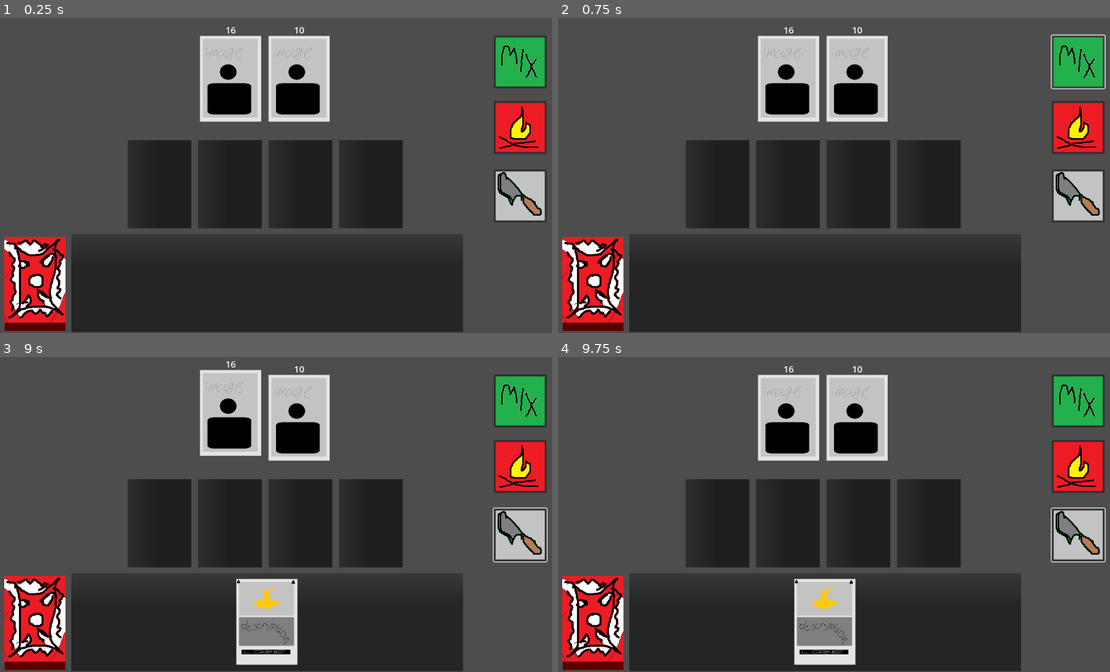
Above: before the commit, frames 1-4 (two rows, left to right).
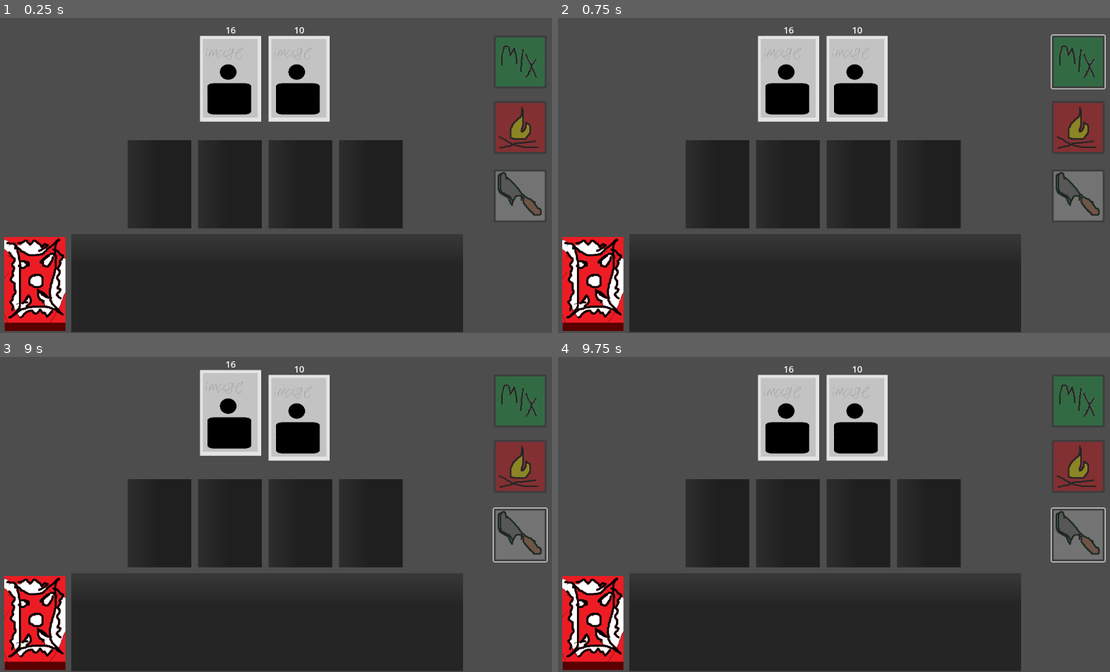
Above: after the commit, the same moments.

Repository: MrStanLee1337/Chef-of-Dungeon
Game: Godot game, scene res://scenes/level.tscn
The game is run twice, just before and just after one commit, with the same random seed, the same clock (stepped at 60 frames per second) and the same inputs.
Inputs (mouse positions are in pixels of both pictures, inside the frame that each line leads up to):
- Up to frame 1 (0.25 s): no input
- Up to frame 2 (0.75 s): click (1076, 62) at 0.52 s
- Up to frame 3 (9 s): click (518, 467) at 1.27 s; click (518, 533) at 2.02 s; click (518, 401) at 2.77 s; click (518, 467) at 3.52 s; click (518, 533) at 4.27 s; click (518, 401) at 5.02 s; click (518, 467) at 5.77 s; click (518, 533) at 6.52 s; tap Enter at 7.25, 8.75 s; move the mouse to (33, 621) at 7.27 s; click (33, 621) at 7.42 s; tap Space at 8 s; move the mouse to (264, 621) at 8.02 s; click (264, 621) at 8.17 s; move the mouse to (231, 416) at 8.77 s; click (231, 416) at 8.92 s
- Up to frame 4 (9.75 s): tap Space at 9.5 s; move the mouse to (856, 416) at 9.52 s; click (856, 416) at 9.67 s

The runs differ from the first frame. In frame 1, 4.2% of the frame differs, in the area x 89-99%, y 6-65%; in frame 2, 4.2%; in frame 3, 7.2%, in the area x 42-99%, y 6-98%; in frame 4, 7.2%.
Error after the commit: Attempt to call function 'instantiate' in base 'null instance' on a null instance. (res://scripts/level_manager.gd:116)

Commit message:
Make buttons light up when recipe possible, add recipes, remove old mix logic

Diff:
--- a/scenes/card.tscn
+++ b/scenes/card.tscn
@@ -8,9 +8,6 @@
 
 [node name="Card2" type="Area2D"]
 script = ExtResource("1_6u4wf")
-canBeEaten = null
-sustanance = null
-isVegetable = null
 
 [node name="MainSprite" type="Sprite2D" parent="."]
 scale = Vector2(0.5, 0.5)
--- a/scenes/cards/carrot.tscn
+++ b/scenes/cards/carrot.tscn
@@ -4,6 +4,7 @@
 [ext_resource type="Texture2D" uid="uid://b78dl6glgknvb" path="res://assets/sprites/cardfront_carrot.png" id="2_t4a3l"]
 
 [node name="Card" instance=ExtResource("1_jsy1e")]
+recipeName = "carrot"
 canBeEaten = true
 sustanance = 4
 isVegetable = true
--- a/scenes/cards/onion.tscn
+++ b/scenes/cards/onion.tscn
@@ -4,6 +4,7 @@
 [ext_resource type="Texture2D" uid="uid://buooo34qqcofm" path="res://assets/sprites/cardfront_onion.png" id="2_xj2um"]
 
 [node name="Card" instance=ExtResource("1_g34kl")]
+recipeName = "onion"
 canBeEaten = true
 sustanance = 1
 isVegetable = true
--- a/scenes/cards/salad.tscn
+++ b/scenes/cards/salad.tscn
@@ -4,6 +4,7 @@
 [ext_resource type="Texture2D" uid="uid://0e0iyvjjenm5" path="res://assets/sprites/cardfront_salad.png" id="2_lp35y"]
 
 [node name="Card" instance=ExtResource("1_upqyf")]
+recipeName = "salad"
 canBeEaten = true
 
 [node name="MainSprite" parent="." index="0"]
--- a/scenes/cards/tomato.tscn
+++ b/scenes/cards/tomato.tscn
@@ -4,6 +4,7 @@
 [ext_resource type="Texture2D" uid="uid://cokjy88fg1s2u" path="res://assets/sprites/cardfront_tomato.png" id="2_xfqt5"]
 
 [node name="Card" instance=ExtResource("1_dwf32")]
+recipeName = "tomato"
 canBeEaten = true
 sustanance = 4
 isVegetable = true
--- a/scripts/card.gd
+++ b/scripts/card.gd
@@ -3,10 +3,11 @@
 class_name Card
 
 var _isHiddenInDeck: bool = false
+@export var recipeName: String
 @export var canBeEaten: bool
 @export var sustanance: int
+@export var isVegetable: bool = false
 var onCounter: bool = false
-@export var isVegetable: bool = false
 
 func set_hidden_in_deck(inDeck: bool) -> void:
 	_isHiddenInDeck = inDeck
@@ -21,8 +22,39 @@
 func lower()-> void:
 	find_child("MainSprite").position.y += 10
 
+
 func _on_input_event(_viewport: Node, event: InputEvent, _shape_idx: int) -> void:
-	# find LevelManager by name
-	var levelManager = get_tree().get_root().get_node("Level/LevelManager") as LevelManager
 	if event is InputEventMouseButton and event.button_index == MOUSE_BUTTON_LEFT and event.pressed:
-		levelManager.try_select(self)
+		var mousePos = get_viewport().get_mouse_position()
+		var spaceState = get_viewport().get_world_2d().direct_space_state
+		var query = PhysicsPointQueryParameters2D.new()
+		query.position = mousePos
+		query.collide_with_areas = true
+		var results = spaceState.intersect_point(query)
+
+		# Find card with highest priority (z_index first, then sibling order)
+		var best_priority = -999999999
+		var topmost_card = null
+		for result in results:
+			if result.collider is Card:
+				var card = result.collider as Card
+				var z = int(card.z_index)
+				var parent = card.get_parent()
+				var sibling_index = 0
+				if parent:
+					# get_children() returns an Array; find() returns the index of the element
+					var children = parent.get_children()
+					sibling_index = children.find(card)
+					if sibling_index == -1:
+						sibling_index = 0
+				# Build a priority number: higher z dominates; sibling_index breaks ties.
+				var priority = z * 100000 + sibling_index
+				if priority > best_priority:
+					best_priority = priority
+					topmost_card = card
+
+		# Only handle input if we are the topmost card
+		if topmost_card == self:
+			var levelManager = get_tree().get_root().get_node("Level/LevelManager") as LevelManager
+			levelManager.try_select(self)
+			get_viewport().set_input_as_handled()
--- a/scripts/deck.gd
+++ b/scripts/deck.gd
@@ -1,6 +1,5 @@
 extends Node2D
 
-@export var _myCardContainer: Node
 @export var _targetCardContainer: Node
 
 var _myCards: Array = []
--- a/scripts/global.gd
+++ b/scripts/global.gd
@@ -1,7 +1,18 @@
 extends Node
+
+class Recipe:
+	var ingredients: Array
+	var result: String
+
+	func _init(p_ingredients: Array, p_result: String):
+		ingredients = p_ingredients
+		result = p_result
 
 @export var currentDeck : Dictionary
 @export var cardsPath : Dictionary
+@export var mix_recipes : Dictionary
+@export var heat_recipes : Dictionary
+@export var slice_recipes : Dictionary
 
 func _ready() -> void:
 	currentDeck = {
@@ -15,5 +26,36 @@
 		"onion" : "res://scenes/cards/onion.tscn",
 		"tomato" : "res://scenes/cards/tomato.tscn",
 		"carrot" : "res://scenes/cards/carrot.tscn",
+		"sliced_onion" : "res://scenes/cards/sliced_onion.tscn",
+		"sliced_tomato" : "res://scenes/cards/sliced_tomato.tscn",
+		"sliced_carrot" : "res://scenes/cards/sliced_carrot.tscn",
+		"roasted_carrot" : "res://scenes/cards/roasted_carrot.tscn",
+		"roasted_tomato" : "res://scenes/cards/roasted_tomato.tscn",
+
 		"salad" : "res://scenes/cards/salad.tscn"
-				}
+	}
+
+	mix_recipes = {
+		"salad": Recipe.new(["tomato", "carrot", "onion"], "salad"),
+		"vegetable_mix": Recipe.new(["onion", "carrot"], "vegetable_mix")
+	}
+
+	heat_recipes = {
+		"roasted_carrot": Recipe.new(["carrot"], "roasted_carrot"),
+		"roasted_tomato": Recipe.new(["tomato"], "roasted_tomato")
+	}
+
+	slice_recipes = {
+		"sliced_tomato": Recipe.new(["tomato"], "sliced_tomato"),
+		"sliced_onion": Recipe.new(["onion"], "sliced_onion")
+	}
+
+func check_recipe(ingredients: Array, recipe_dict: Dictionary) -> Recipe:
+	ingredients.sort() # Sort to ensure consistent ordering
+	for recipe_name in recipe_dict:
+		var recipe = recipe_dict[recipe_name]
+		var recipe_ingredients = recipe.ingredients.duplicate()
+		recipe_ingredients.sort()
+		if recipe_ingredients == ingredients:
+			return recipe
+	return null
--- a/scripts/level_manager.gd
+++ b/scripts/level_manager.gd
@@ -5,11 +5,34 @@
 var nowFeedingGuest: Guest = null
 var selectedCards: Dictionary
 @onready var targetCounter = get_tree().get_root().get_node("Level/Counter") as Node2D
+@onready var mixButton = get_tree().get_root().get_node("Level/MixButton") as Button
+@onready var heatButton = get_tree().get_root().get_node("Level/HeatButton") as Button
+@onready var sliceButton = get_tree().get_root().get_node("Level/SliceButton") as Button
+
+func _ready() -> void:
+	selectedCards = {}
+	mixButton.disabled = true
+	heatButton.disabled = true
+	sliceButton.disabled = true
+
+func _update_tool_buttons() -> void:
+	var ingredients = []
+	for card in selectedCards:
+		ingredients.append(card.recipeName)
+
+	var canMix = Global.check_recipe(ingredients, Global.mix_recipes) != null
+	var canHeat = Global.check_recipe(ingredients, Global.heat_recipes) != null
+	var canSlice = Global.check_recipe(ingredients, Global.slice_recipes) != null
+
+	mixButton.disabled = not canMix
+	heatButton.disabled = not canHeat
+	sliceButton.disabled = not canSlice
 
 func clear_selection() -> void:
 	for card in selectedCards.keys():
 		card.lower()
 		selectedCards.erase(card)
+	_update_tool_buttons()
 
 func begin_feeding(guest: Guest) -> void:
 	nowFeedingGuest = guest
@@ -22,6 +45,7 @@
 	else:
 		card.raise()
 		selectedCards[card] = "aboba"
+	_update_tool_buttons()
 
 func _unhandled_input(event: InputEvent) -> void:
 	# HANDLE GUEST FEEDING, INTERCEPTS CLICK EVENTS
@@ -62,27 +86,32 @@
 					hasSlot = true
 		return hasSlot
 
+func _process_recipe(recipe_type: Dictionary) -> void:
+	if _counter_has_vacant_spots_or_selected_card() == false:
+		clear_selection()
+		return
+
+	var ingredients = []
+	for card in selectedCards:
+		ingredients.append(card.recipeName)
+
+	var recipe = Global.check_recipe(ingredients, recipe_type)
+	if recipe:
+		for card in selectedCards:
+			card.queue_free()
+		clear_selection()
+		spawn_result(recipe.result)
+
 func _on_mix_button_pressed() -> void:
-	if not _counter_has_vacant_spots_or_selected_card():
-		pass
-
-	if selectedCards.size() >= 3:
-		var isSalad : bool = true
-		for card in selectedCards.keys():
-			if not card.isVegetable:
-				isSalad = false
-		if isSalad:
-			var sustananceSum : int = 4
-			for card in selectedCards.keys():
-				sustananceSum += card.sustanance
-				card.queue_free()
-			var saladNode : Card = preload("res://scenes/cards/salad.tscn").instantiate()
-			saladNode.sustanance = sustananceSum
-			targetCounter.add_child(saladNode)
-	clear_selection()
+	_process_recipe(Global.mix_recipes)
 
 func _on_heat_button_pressed() -> void:
-	pass # Replace with function body.
+	_process_recipe(Global.heat_recipes)
 
 func _on_slice_button_pressed() -> void:
-	pass # Replace with function body.
+	_process_recipe(Global.slice_recipes)
+
+func spawn_result(recipe_name: String) -> void:
+		var card_scene = load(Global.cardsPath[recipe_name])
+		var card = card_scene.instantiate()
+		targetCounter.add_child(card)
